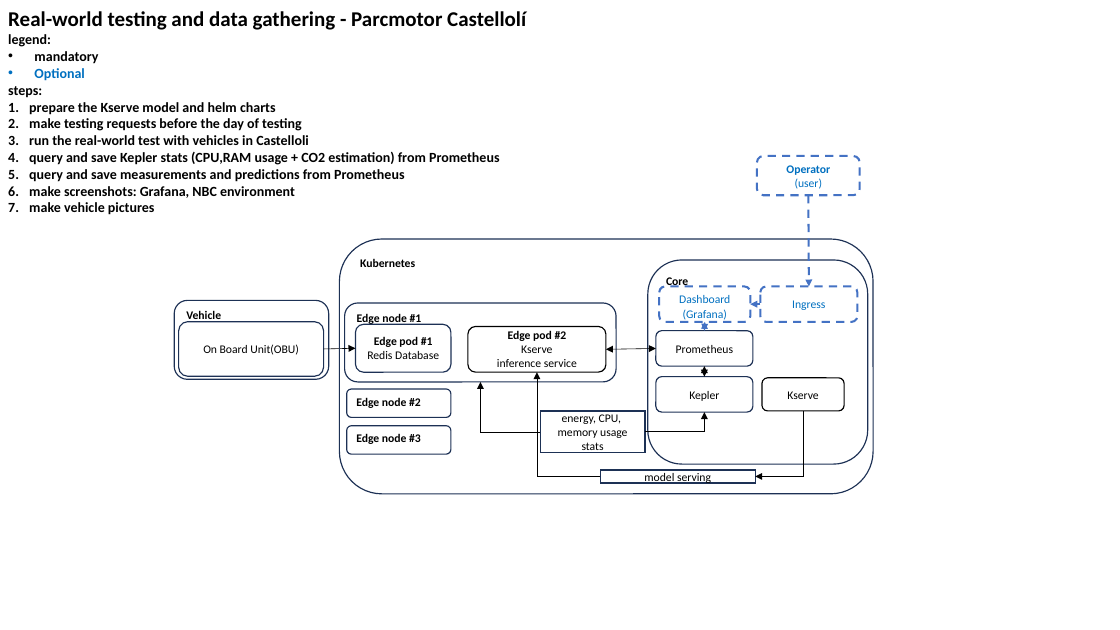
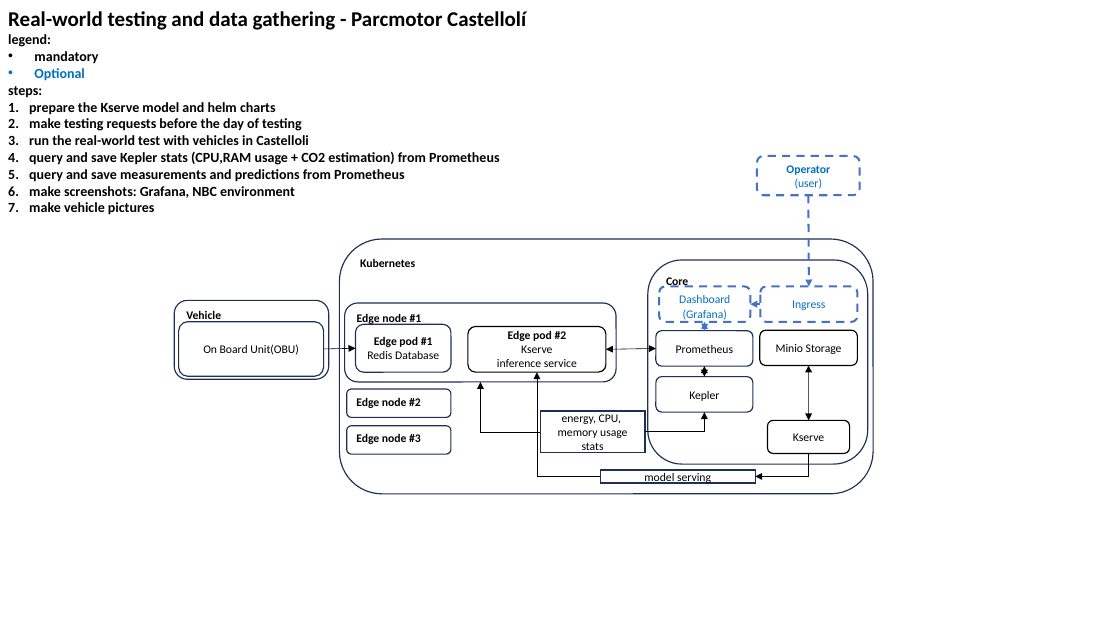
Before and after one commit to 5uperpalo/success6g-edge, a slide deck: slide 10 of img/success6g_edge_architecture.pptx (slide 7 before the commit). Drawn at 1120x630 pixels with LibreOffice and Linux fonts; fonts in the diff are those of the drawing. Boxes give left, top, right and bottom in pixels: in the first picture for what was removed or moved away, otherwise in the second. Text is boxed around its words. In the diff, an @@ line names an element or a change of style, - is before the commit and + after.

```diff
--- a/img/success6g_edge_architecture.pptx
+++ b/img/success6g_edge_architecture.pptx
@@ rounded rectangle added at (760,330,858,365), outline #000000 1 pt, 10 pt, text #000000 @@
+Minio Storage
@@ double arrow added from (809, 365) to (809, 420), #000000 0.5 pt @@
@@ rounded rectangle "Kserve": place and size @@
-rounded rectangle "Kserve" at (762,378,844,411)
+rounded rectangle "Kserve" at (768,420,850,453)
@@ elbow arrow moved from (803, 411) - (755, 476) to (809, 454) - (755, 476) @@
```
Also in this commit, not shown: 9 other slides changed, 3 slides added, 20 other files.
